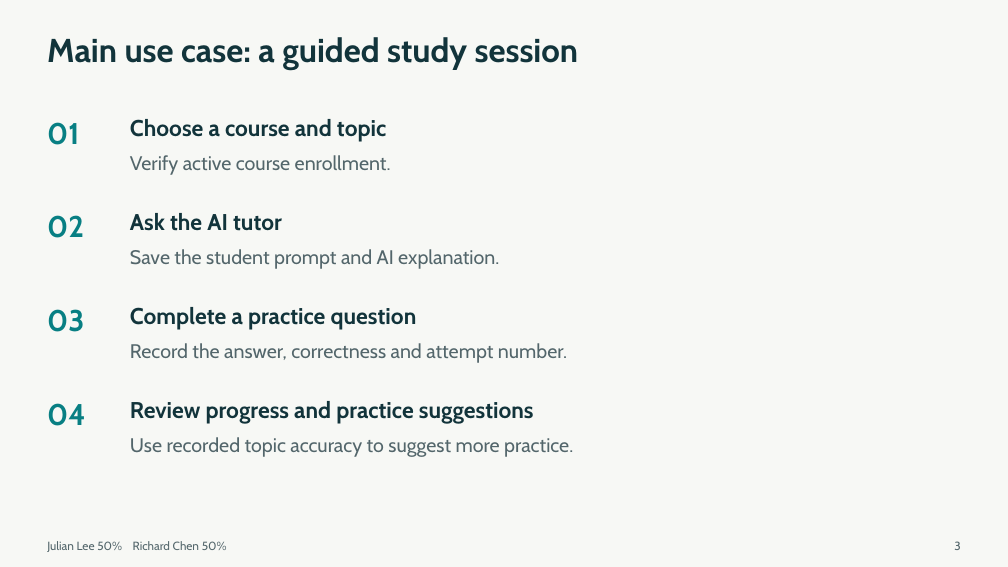
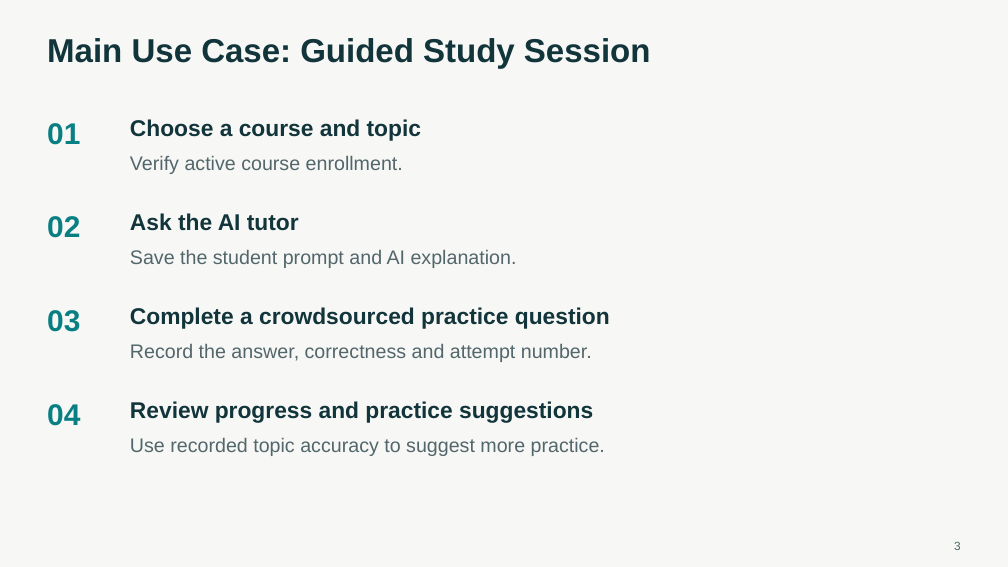
Before and after one commit to BoyManWamen/YouTutor, a slide deck: slide 3 of Checkpoint1-slides.pptx. Drawn at 1008x567 pixels with LibreOffice and Linux fonts; fonts in the diff are those of the drawing. Boxes give left, top, right and bottom in pixels: in the first picture for what was removed or moved away, otherwise in the second. Text is boxed around its words. In the diff, an @@ line names an element or a change of style, - is before the commit and + after.

```diff
--- a/Checkpoint1-slides.pptx
+++ b/Checkpoint1-slides.pptx
@@ text at (47, 38, 651, 69): text changed; font Cabin to Arial @@
-Main use case: a guided study session
+Main Use Case: Guided Study Session
@@ text at (130, 307, 610, 329): text changed; font Cabin to Arial @@
-Complete a practice question
+Complete a crowdsourced practice question
@@ font Cabin to Arial in 12 elements at (954, 542, 961, 550), (47, 123, 80, 145), (130, 119, 421, 141), (130, 156, 403, 174), (47, 216, 80, 238), (130, 213, 299, 231), (130, 250, 517, 268), (47, 310, 80, 332), (130, 344, 592, 362), (47, 404, 80, 426), (130, 401, 593, 422), (130, 438, 605, 456) @@
@@ text removed at (47, 541, 227, 552) @@
-Julian Lee 50% Richard Chen 50%
```
Also in this commit, not shown: 2 other slides changed, 13 slides added, 1 slide removed, 1 other file.
